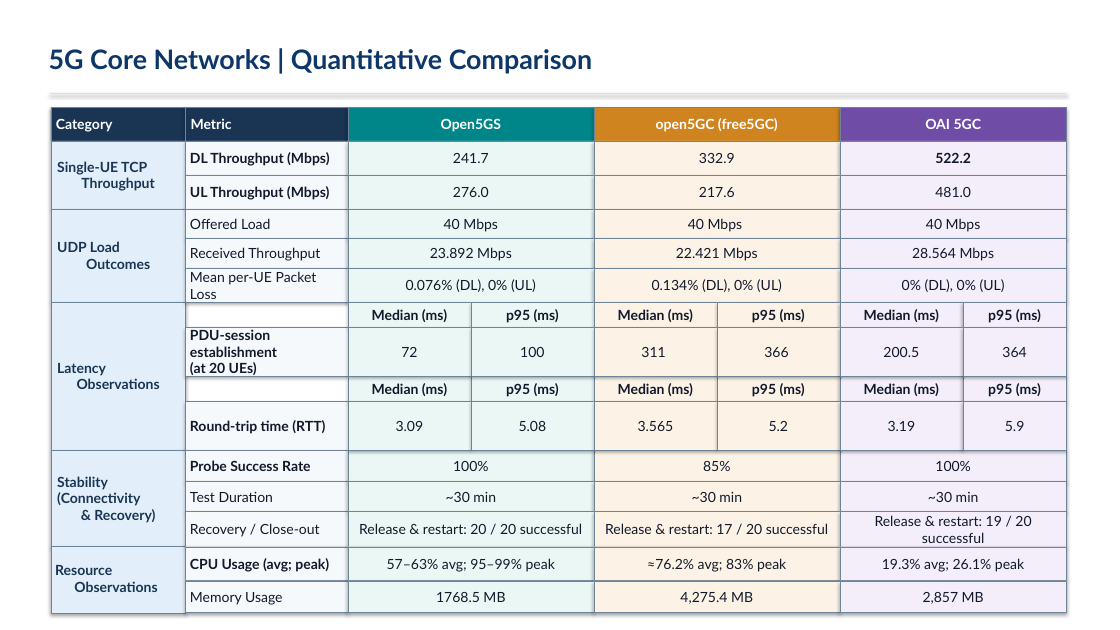
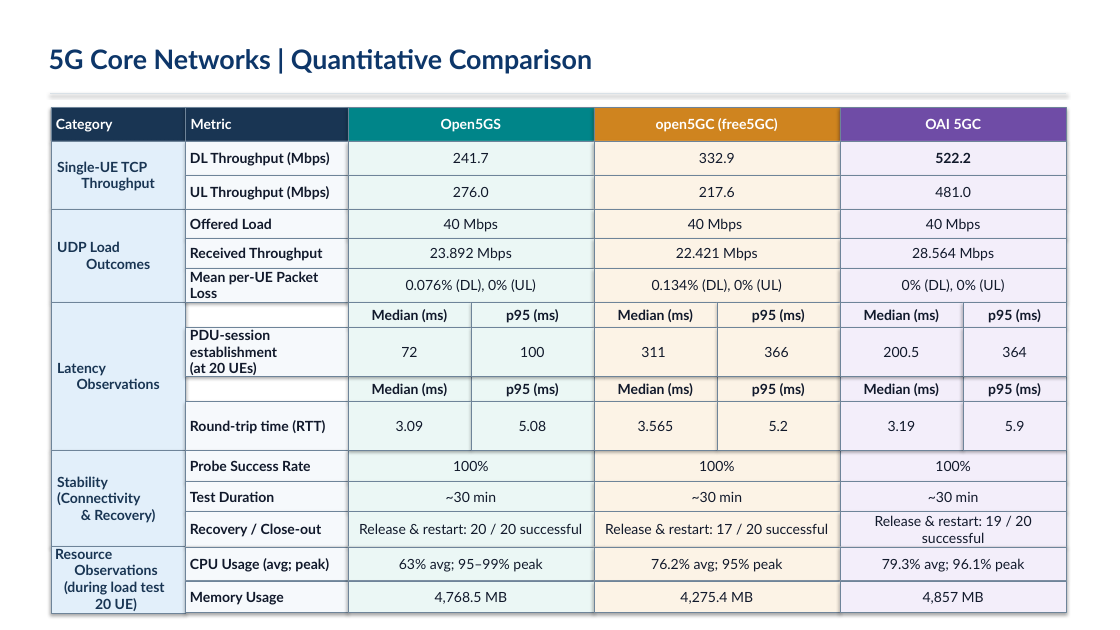
Before and after one commit to arpitmetrey/Qualitative-Analysis-of-5G-Core, a slide deck: slide 10 of 5G_group_2.pptx. Drawn at 1120x630 pixels with LibreOffice and Linux fonts; fonts in the diff are those of the drawing. Boxes give left, top, right and bottom in pixels: in the first picture for what was removed or moved away, otherwise in the second. Text is boxed around its words. In the diff, an @@ line names an element or a change of style, - is before the commit and + after.

```diff
--- a/5G_group_2.pptx
+++ b/5G_group_2.pptx
@@ bold on in 6 elements at [190,218,272,229], [190,247,322,261], [190,491,274,502], [190,523,322,537], [190,592,284,605], [190,271,318,298] @@
@@ text at [699,461,735,471]: text changed @@
-85%
+100%
@@ text "Resource Observations": place and size @@
-text "Resource Observations" at [55,565,157,592]
+text "Resource Observations" at [55,546,165,611]
@@ text at [399,558,542,572]: text changed @@
-57–63% avg; 95–99% peak
+63% avg; 95–99% peak
@@ text at [651,558,782,572]: text changed @@
-≈76.2% avg; 83% peak
+76.2% avg; 95% peak
@@ text at [882,558,1024,572]: text changed @@
-19.3% avg; 26.1% peak
+79.3% avg; 96.1% peak
@@ text at [64,581,165,611]: paragraph added @@
+(during load test
+20 UE)
@@ text at [435,592,507,604]: text changed @@
-1768.5 MB
+4,768.5 MB
@@ text at [923,592,984,604]: text changed @@
-2,857 MB
+4,857 MB
```
Also in this commit, not shown: 7 other slides changed, 1 slide added, 1 slide removed.
